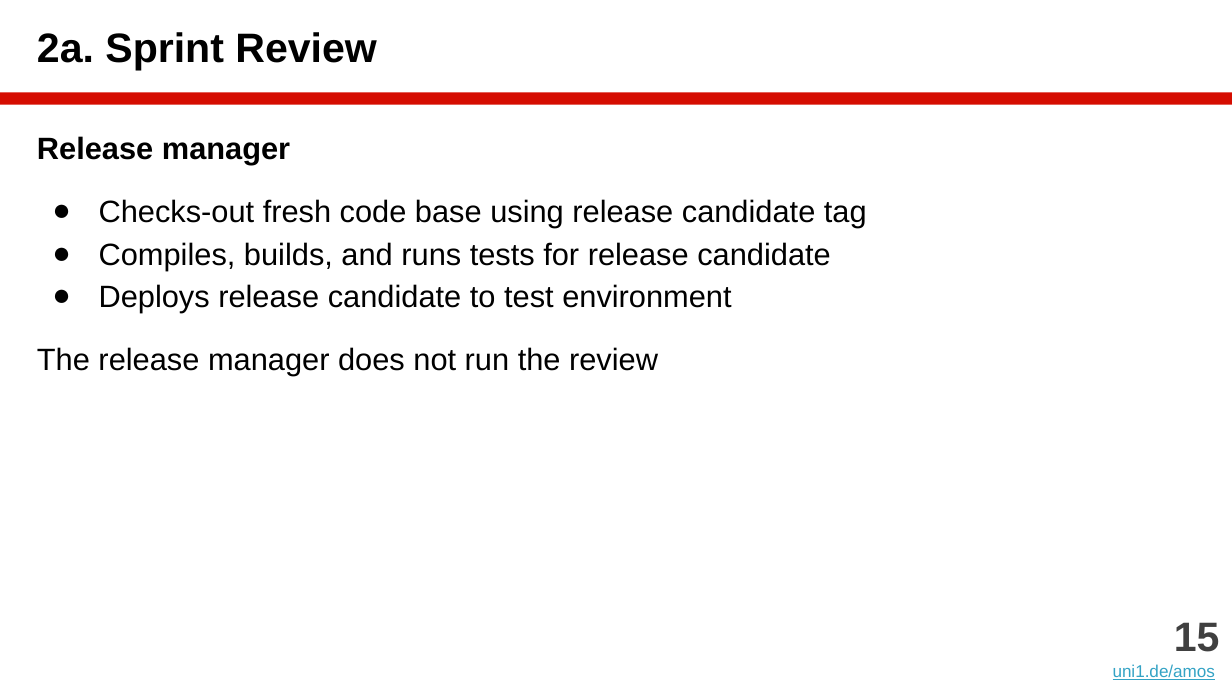
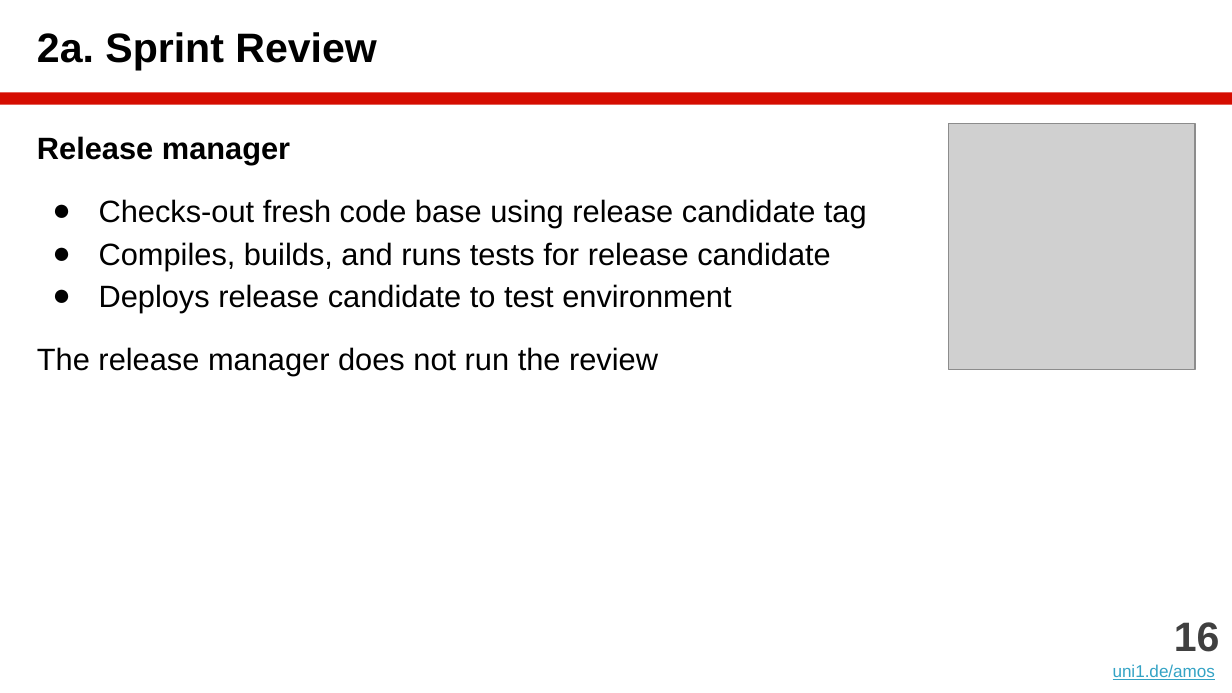
Before and after one commit to dirkriehle/amos-course, a slide deck: slide 16 of Lecture slides/AMOS B02 - Scrum and AMOS.pptx (slide 15 before the commit). Drawn at 1232x693 pixels with LibreOffice and Linux fonts; fonts in the diff are those of the drawing; grey boxes stand for pictures. Boxes give left, top, right and bottom in pixels: in the first picture for what was removed or moved away, otherwise in the second. Text is boxed around its words. In the diff, an @@ line names an element or a change of style, - is before the commit and + after.

```diff
--- a/Lecture slides/AMOS B02 - Scrum and AMOS.pptx
+++ b/Lecture slides/AMOS B02 - Scrum and AMOS.pptx
@@ picture added at [949, 123, 1195, 370] @@
@@ text at [1174, 622, 1220, 652]: text changed @@
-15
+16
```
Also in this commit, not shown: 16 other slides changed, 2 slides added, 1 other file.
